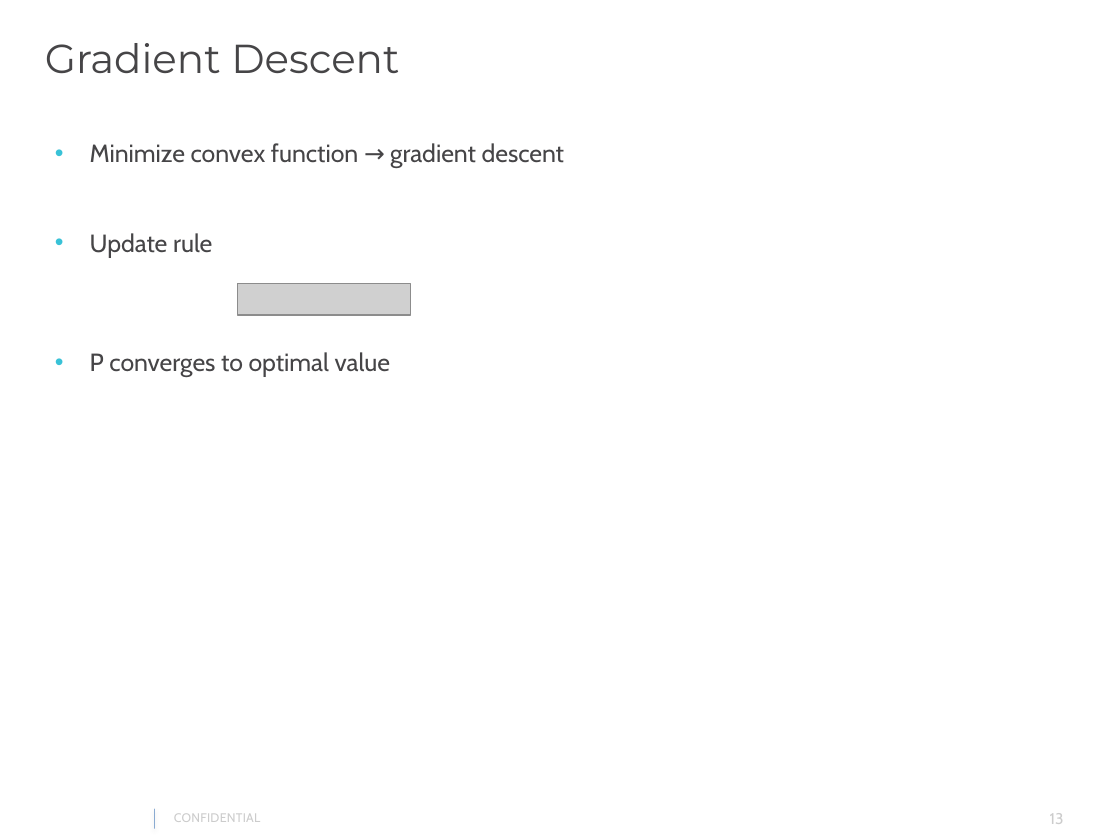
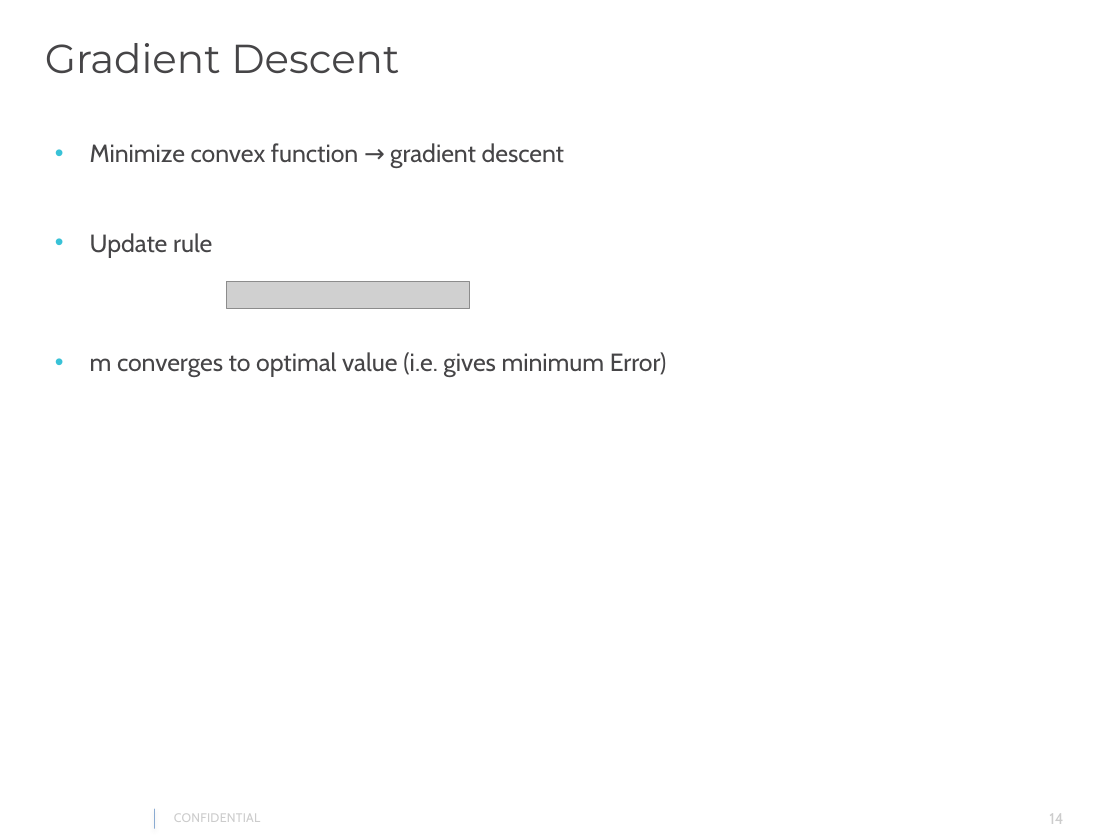
Before and after one commit to gautam0707/TechTalk1_Epam, a slide deck: slide 14 of TechTalk1.pptx (slide 13 before the commit). Drawn at 1120x840 pixels with LibreOffice and Linux fonts; fonts in the diff are those of the drawing; grey boxes stand for pictures; background and template pictures are left out. Boxes give left, top, right and bottom in pixels: in the first picture for what was removed or moved away, otherwise in the second. Text is boxed around its words. In the diff, an @@ line names an element or a change of style, - is before the commit and + after.

```diff
--- a/TechTalk1.pptx
+++ b/TechTalk1.pptx
@@ picture: place and size @@
-picture at (237,283,410,315)
+picture at (226,281,469,308)
@@ text at (90,352,667,377): text changed @@
-• P converges to optimal value
+• m converges to optimal value (i.e. gives minimum Error)
@@ page number at (1049,813,1063,824): text changed @@
-13
+14
```
Also in this commit, not shown: 5 other slides changed, 1 slide added, 3 other files.
